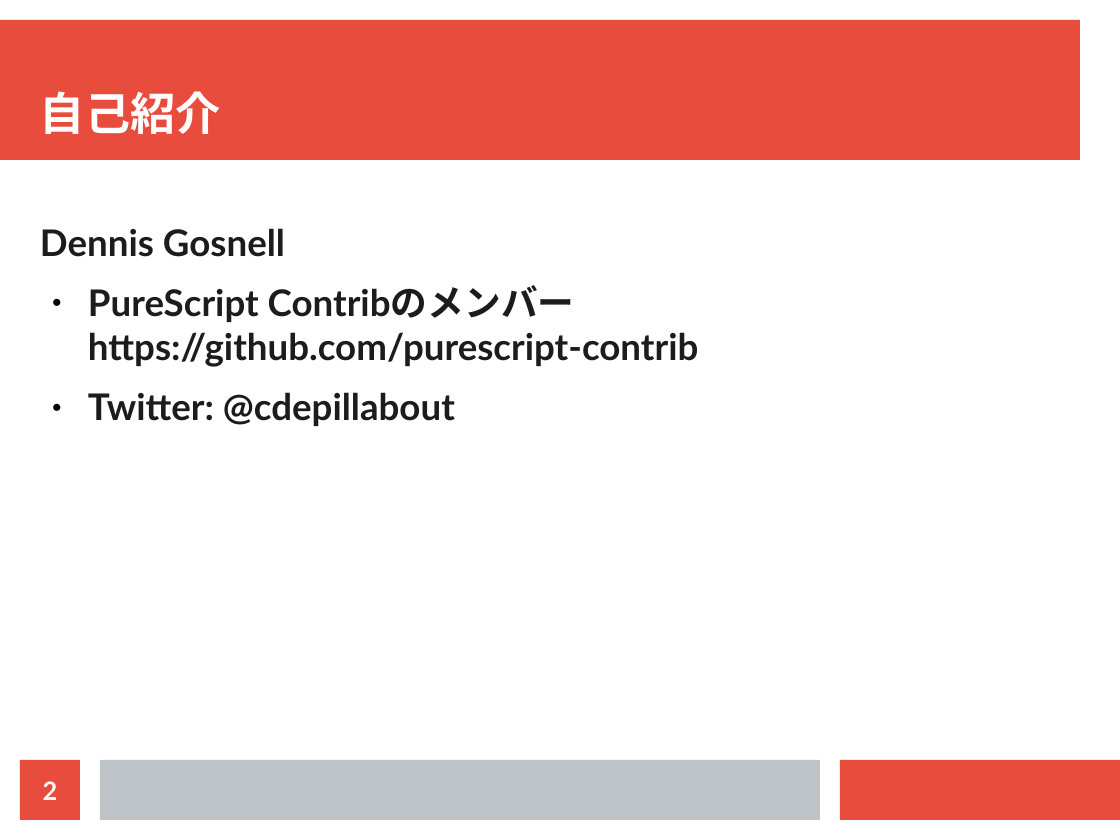
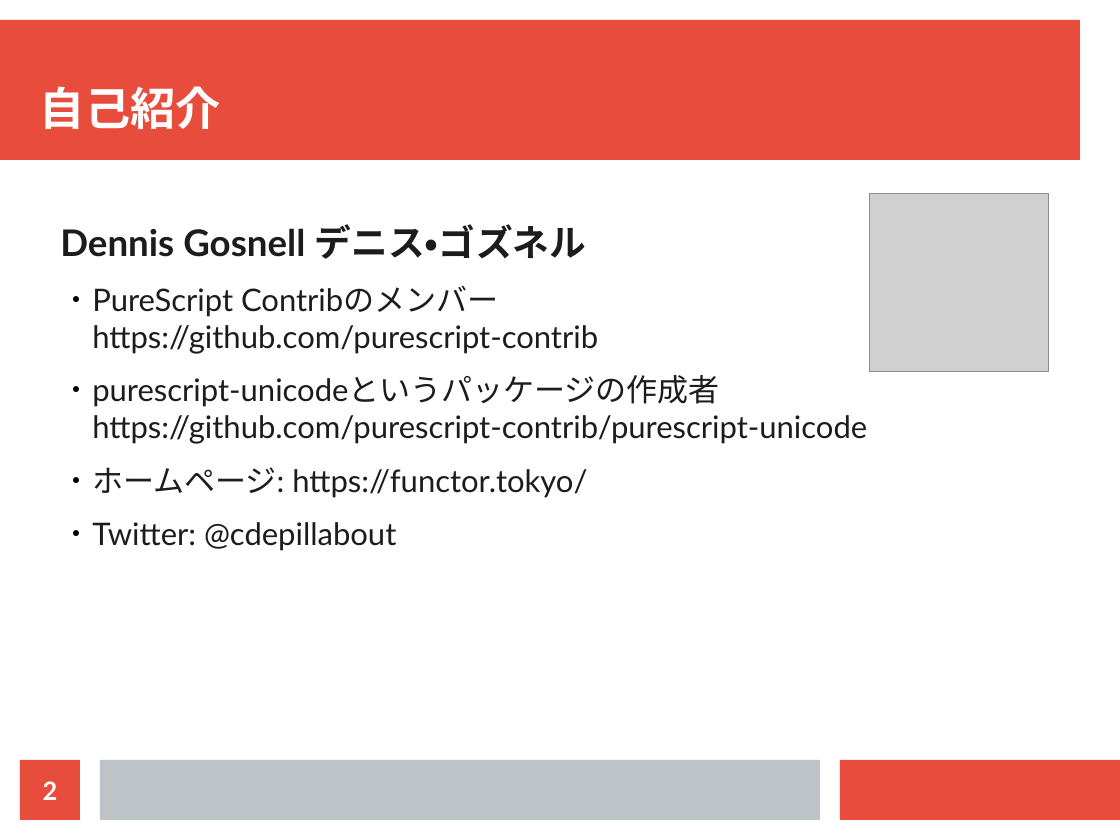
Before and after one commit to cdepillabout/purescript-community-presentation, a slide deck: slide 2 of purescript-community.odp. Drawn at 1120x840 pixels with LibreOffice and Linux fonts; fonts in the diff are those of the drawing; grey boxes stand for pictures. Boxes give left, top, right and bottom in pixels: in the first picture for what was removed or moved away, otherwise in the second. Text is boxed around its words. In the diff, an @@ line names an element or a change of style, - is before the commit and + after.

Commit message:
Update presentation.

```diff
--- a/purescript-community.odp
+++ b/purescript-community.odp
@@ title "自己紹介": place and size @@
-title "自己紹介" at [40,91,221,134]
+title "自己紹介" at [40,86,221,129]
@@ picture added at [870,194,1049,373] @@
@@ text at [60,224,586,259]: text changed @@
-Dennis Gosnell
+Dennis Gosnell デニス・ゴズネル
@@ text at [92,286,598,551]: size 26 to 22 pt, bold off in "PureScript Contribのメンバー https://github.com/purescript-contri ...", "Twitter: @cdepillabout"; list level 1 to 2 in "PureScript Contribのメンバー https://github.com/purescript-contri ..."; list level 1 to 2 in "Twitter: @cdepillabout" @@
@@ text at [92,375,867,498]: paragraphs added @@
+  ● purescript-unicodeというパッケージの作成者
+    https://github.com/purescript-contrib/purescript-unicode
+  ● ホームページ: https://functor.tokyo/
```
Also in this commit, not shown: 1 other slide changed, 5 slides added.
